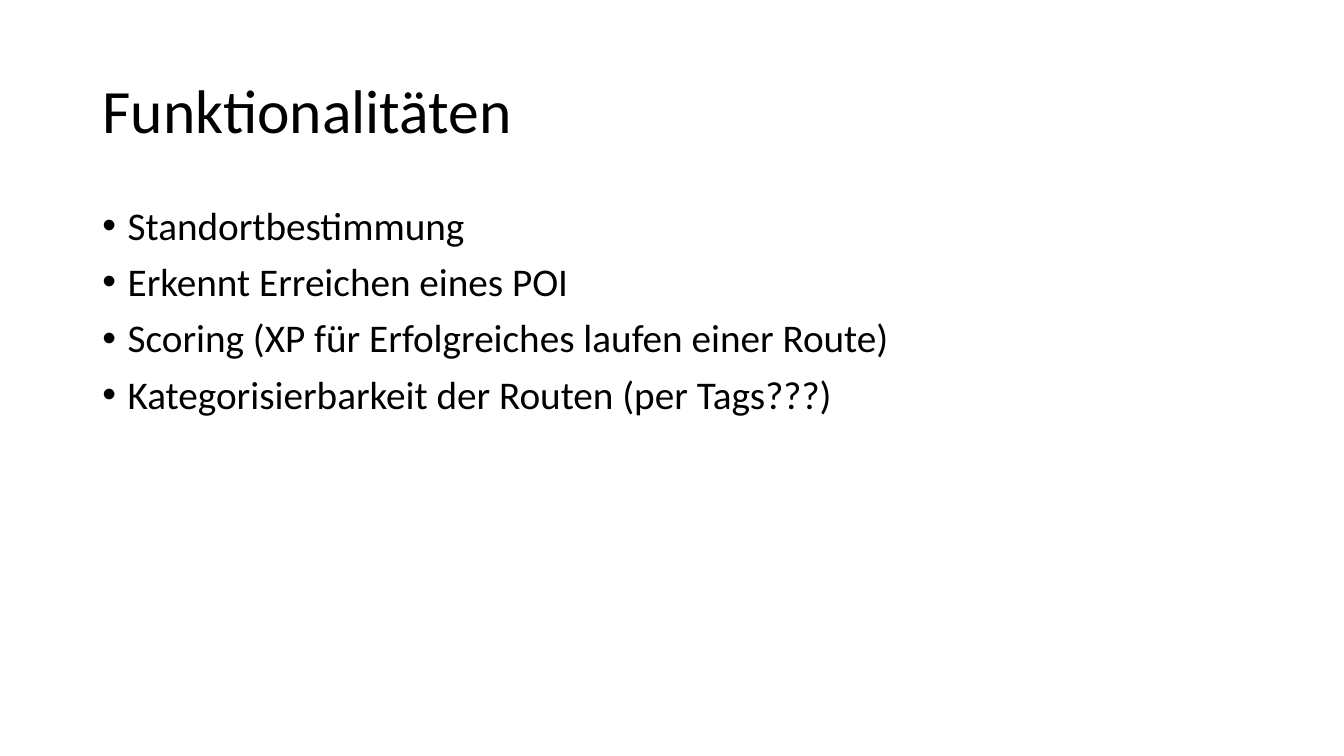
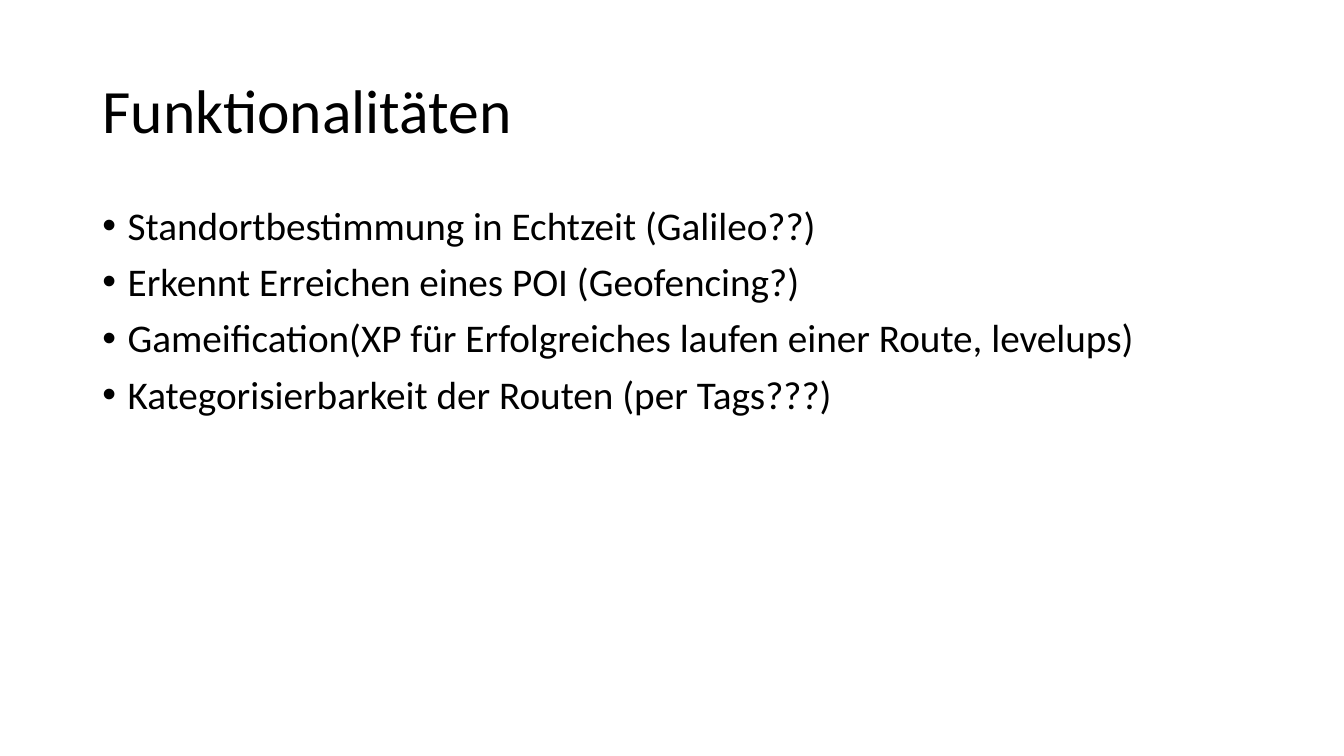
Before and after one commit to BeatBrackerz/OBIS_project, a slide deck: slide 5 of Tourismus App.pptx (slide 4 before the commit). Drawn at 1344x756 pixels with LibreOffice and Linux fonts; fonts in the diff are those of the drawing. Boxes give left, top, right and bottom in pixels: in the first picture for what was removed or moved away, otherwise in the second. Text is boxed around its words. In the diff, an @@ line names an element or a change of style, - is before the commit and + after.

```diff
--- a/Tourismus App.pptx
+++ b/Tourismus App.pptx
@@ text at (x1=128, y1=211, x2=1133, y2=359): text changed @@
-• Standortbestimmung
-• Erkennt Erreichen eines POI
-• Scoring (XP für Erfolgreiches laufen einer Route)
+• Standortbestimmung in Echtzeit (Galileo??)
+• Erkennt Erreichen eines POI (Geofencing?)
+• Gameification(XP für Erfolgreiches laufen einer Route, levelups)
```
Also in this commit, not shown: 2 other slides changed, 2 slides added, 1 slide removed.
